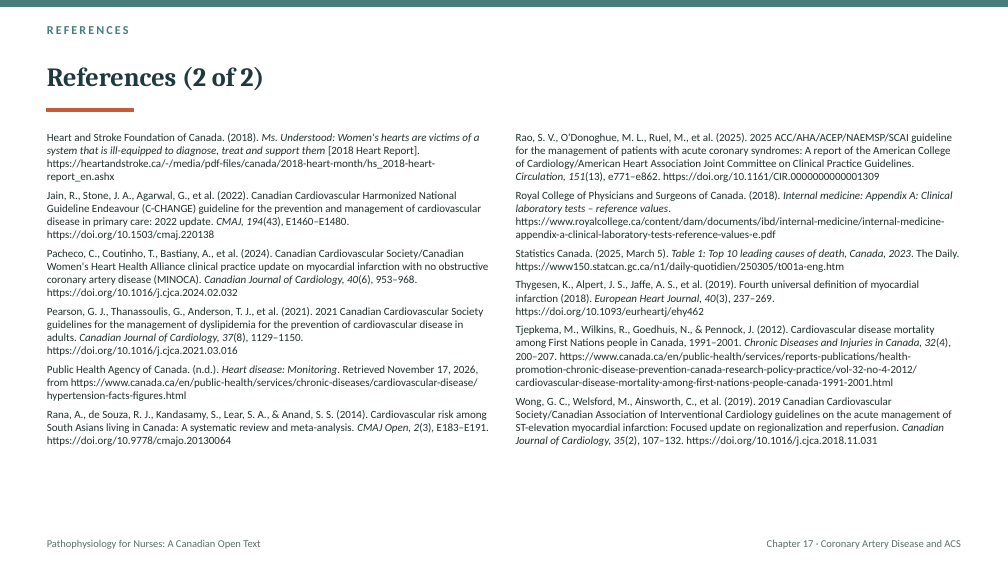
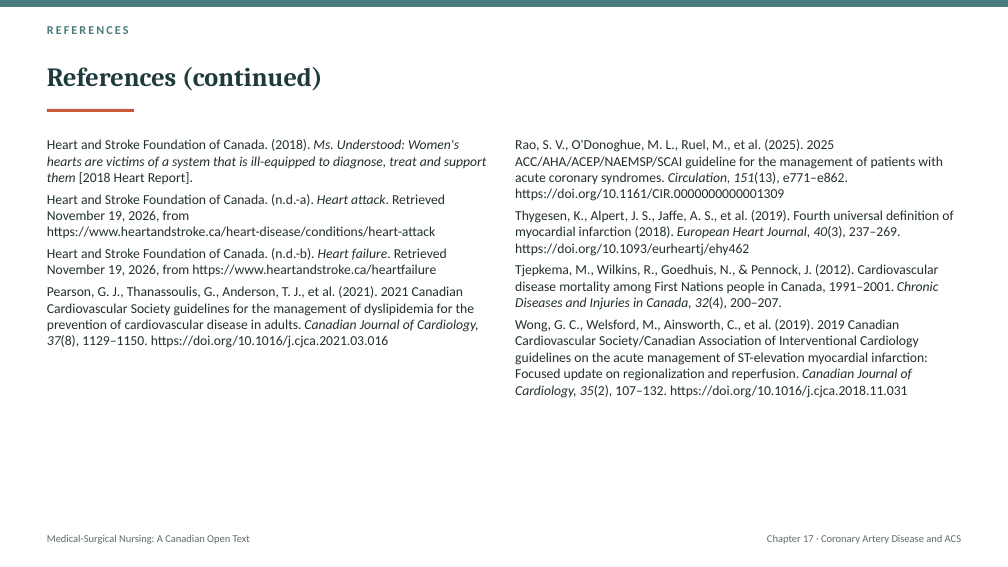
Before and after one commit to andrewleenl/opensourcenursing, a slide deck: slide 38 of Ch17_Coronary_Artery_Disease_and_Acute_Coronary_Syndromes_Lecture_Presentation.pptx (slide 54 before the commit). Drawn at 1008x567 pixels with LibreOffice and Linux fonts; fonts in the diff are those of the drawing. Boxes give left, top, right and bottom in pixels: in the first picture for what was removed or moved away, otherwise in the second. Text is boxed around its words. In the diff, an @@ line names an element or a change of style, - is before the commit and + after.

```diff
--- a/Ch17_Coronary_Artery_Disease_and_Acute_Coronary_Syndromes_Lecture_Presentation.pptx
+++ b/Ch17_Coronary_Artery_Disease_and_Acute_Coronary_Syndromes_Lecture_Presentation.pptx
@@ title at [47, 67, 322, 90]: text changed @@
-References (2 of 2)
+References (continued)
@@ text at [47, 139, 487, 277]: text changed; size 10.5 to 13 pt @@
-Heart and Stroke Foundation of Canada. (2018). Ms. Understood: Women's hearts are victims of a system that is ill-equipped to diagnose, treat and support them [2018 Heart Report]. https://heartandstroke.ca/-/media/pdf-files/canada/2018-heart-month/hs_2018-heart-report_en.ashx
-Jain, R., Stone, J. A., Agarwal, G., et al. (2022). Canadian Cardiovascular Harmonized National Guideline Endeavour (C-CHANGE) guideline for the prevention and management of cardiovascular disease in primary care: 2022 update. CMAJ, 194(43), E1460–E1480. https://doi.org/10.1503/cmaj.220138
-Pacheco, C., Coutinho, T., Bastiany, A., et al. (2024). Canadian Cardiovascular Society/Canadian Women's Heart Health Alliance clinical practice update on myocardial infarction with no obstructive coronary artery disease (MINOCA). Canadian Journal of Cardiology, 40(6), 953–968. https://doi.org/10.1016/j.cjca.2024.02.032
+Heart and Stroke Foundation of Canada. (2018). Ms. Understood: Women's hearts are victims of a system that is ill-equipped to diagnose, treat and support them [2018 Heart Report].
+Heart and Stroke Foundation of Canada. (n.d.-a). Heart attack. Retrieved November 19, 2026, from https://www.heartandstroke.ca/heart-disease/conditions/heart-attack
+Heart and Stroke Foundation of Canada. (n.d.-b). Heart failure. Retrieved November 19, 2026, from https://www.heartandstroke.ca/heartfailure
@@ text at [515, 139, 943, 201]: text changed; size 10.5 to 13 pt @@
-Rao, S. V., O'Donoghue, M. L., Ruel, M., et al. (2025). 2025 ACC/AHA/ACEP/NAEMSP/SCAI guideline for the management of patients with acute coronary syndromes: A report of the American College of Cardiology/American Heart Association Joint Committee on Clinical Practice Guidelines. Circulation, 151(13), e771–e862. https://doi.org/10.1161/CIR.0000000000001309
-Royal College of Physicians and Surgeons of Canada. (2018). Internal medicine: Appendix A: Clinical laboratory tests – reference values. https://www.royalcollege.ca/content/dam/documents/ibd/internal-medicine/internal-medicine-appendix-a-clinical-laboratory-tests-reference-values-e.pdf
-Statistics Canada. (2025, March 5). Table 1: Top 10 leading causes of death, Canada, 2023. The Daily. https://www150.statcan.gc.ca/n1/daily-quotidien/250305/t001a-eng.htm
+Rao, S. V., O'Donoghue, M. L., Ruel, M., et al. (2025). 2025 ACC/AHA/ACEP/NAEMSP/SCAI guideline for the management of patients with acute coronary syndromes. Circulation, 151(13), e771–e862. https://doi.org/10.1161/CIR.0000000000001309
@@ text at [515, 210, 953, 398]: size 10.5 to 13 pt in "Thygesen, K., Alpert, J. S., Jaffe, A. ...", "Wong, G. C., Welsford, M., Ainsworth, C., ..." @@
@@ text at [515, 264, 939, 310]: text changed; size 10.5 to 13 pt @@
-Tjepkema, M., Wilkins, R., Goedhuis, N., & Pennock, J. (2012). Cardiovascular disease mortality among First Nations people in Canada, 1991–2001. Chronic Diseases and Injuries in Canada, 32(4), 200–207. https://www.canada.ca/en/public-health/services/reports-publications/health-promotion-chronic-disease-prevention-canada-research-policy-practice/vol-32-no-4-2012/cardiovascular-disease-mortality-among-first-nations-people-canada-1991-2001.html
+Tjepkema, M., Wilkins, R., Goedhuis, N., & Pennock, J. (2012). Cardiovascular disease mortality among First Nations people in Canada, 1991–2001. Chronic Diseases and Injuries in Canada, 32(4), 200–207.
@@ text at [47, 286, 479, 348]: size 10.5 to 13 pt in "Pearson, G. J., Thanassoulis, G., Anderson, T. ..." @@
@@ text at [47, 365, 489, 446]: paragraphs removed @@
-Public Health Agency of Canada. (n.d.). Heart disease: Monitoring. Retrieved November 17, 2026, from https://www.canada.ca/en/public-health/services/chronic-diseases/cardiovascular-disease/hypertension-facts-figures.html
-Rana, A., de Souza, R. J., Kandasamy, S., Lear, S. A., & Anand, S. S. (2014). Cardiovascular risk among South Asians living in Canada: A systematic review and meta-analysis. CMAJ Open, 2(3), E183–E191. https://doi.org/10.9778/cmajo.20130064
@@ text "Medical-Surgical Nursing: A Canadian Open ..." at [47, 534, 250, 544]: vertical alignment middle to top @@
@@ text at [47, 534, 250, 544]: text changed @@
-Pathophysiology for Nurses: A Canadian Open Text
+Medical-Surgical Nursing: A Canadian Open Text
@@ text "Chapter 17 · Coronary Artery ..." at [767, 535, 961, 544]: vertical alignment middle to top @@
```
Also in this commit, not shown: 10 other slides changed, 28 slides added, 44 slides removed, 3 other files.
